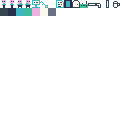
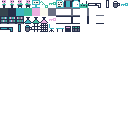
Two versions of the same layered image (w=128, h=128). Layer-by-layer changes:
added group "furniture" with 2 layers above "grates" over box(49, 24, 80, 32)
added layer "Layer 16" in group "furniture" over box(65, 26, 80, 32)
added layer "chair" in group "furniture" over box(49, 24, 64, 32)
added group "grates" (1st of 2) with 2 layers above "sci fi room" over box(32, 24, 48, 32)
added layer "grates" (2nd of 2, in "grates") in group "grates" over box(32, 24, 48, 32)
added group "sci fi room" with 6 layers above "walls" over box(0, 16, 48, 24)
added layer "Layer 12" in group "sci fi room" over box(40, 17, 48, 24)
added layer "Layer 11" in group "sci fi room" over box(32, 17, 47, 24)
added layer "Layer 10" in group "sci fi room" over box(24, 17, 32, 24)
added layer "Layer 9" in group "sci fi room" over box(16, 16, 24, 24)
added layer "Layer 8" in group "sci fi room" over box(8, 16, 16, 24)
added layer "Layer 7" in group "sci fi room" over box(0, 16, 8, 24)
added group "walls" with 4 layers above "pipes" over box(56, 0, 104, 24)
added layer "Layer 4 copy" in group "walls" over box(56, 8, 89, 24)
added layer "Layer 4" in group "walls" over box(56, 0, 89, 16)
added layer "Layer 14" in group "pipes" over box(8, 24, 32, 32)
added layer "Layer 13" in group "pipes" over box(0, 25, 21, 31)
painted on "Layer 3" over box(96, 0, 120, 8)
painted on "Layer 2" over box(81, 1, 97, 7)
added group "objects" with 9 layers above "player" over box(34, 0, 128, 21)
moved "window" into group "objects" over box(64, 0, 72, 8)
moved "door" into group "objects", painted on it over box(72, 0, 80, 8)
added layer "small key" (1st of 3, in "objects") in group "objects" over box(121, 3, 128, 6)
moved "machjine" into group "objects" over box(81, 1, 87, 7)
…and 2 more changes (1 added, 1 painted, 1 stack)
